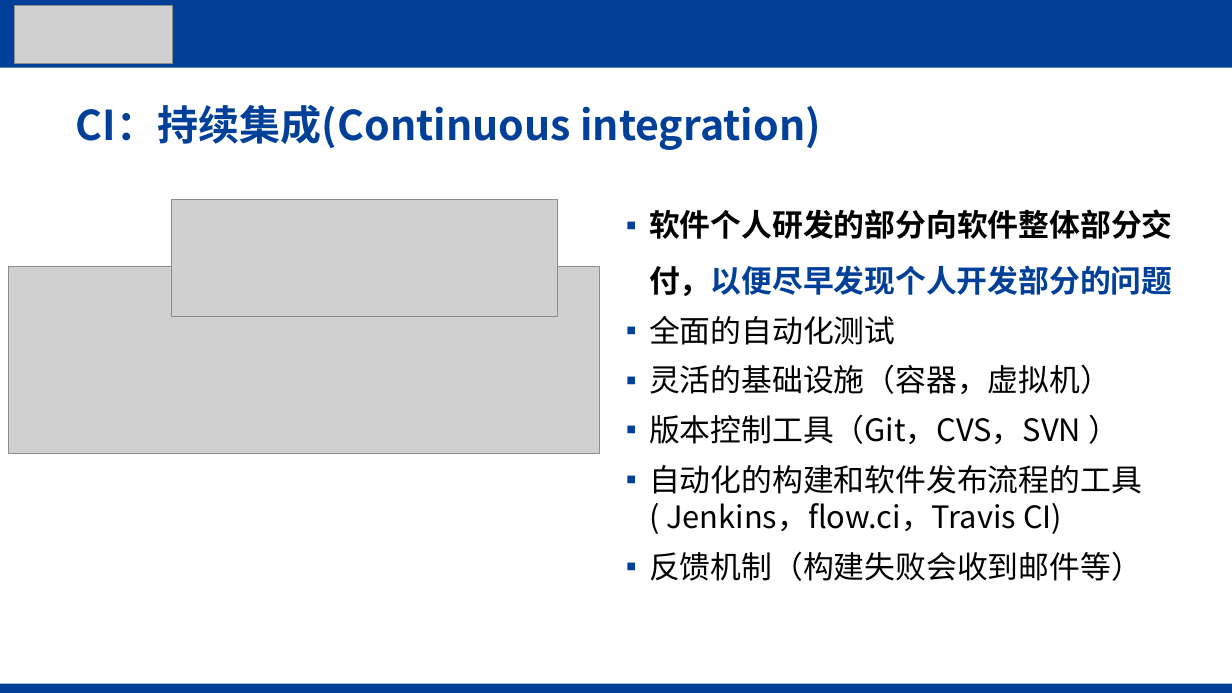
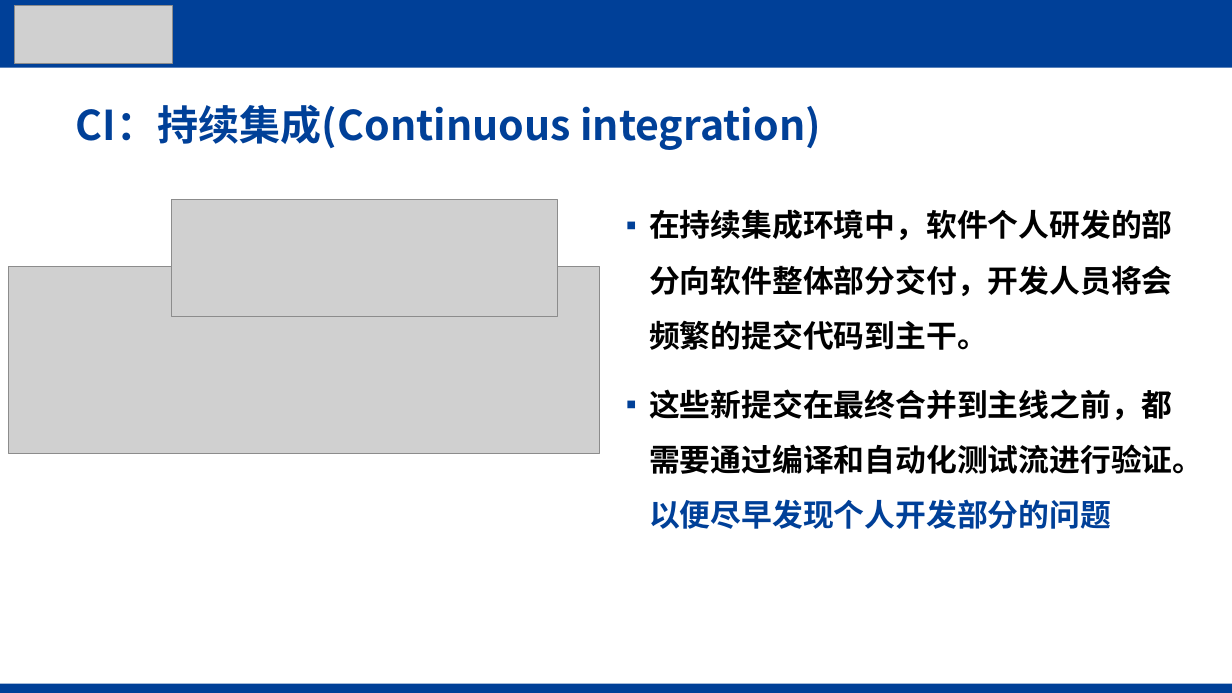
Before and after one commit to sansazhao/CI-CD, a slide deck: slide 3 of CICD介绍.pptx. Drawn at 1232x693 pixels with LibreOffice and Linux fonts; fonts in the diff are those of the drawing; grey boxes stand for pictures; background and template pictures are left out. Boxes give left, top, right and bottom in pixels: in the first picture for what was removed or moved away, otherwise in the second. Text is boxed around its words. In the diff, an @@ line names an element or a change of style, - is before the commit and + after.

```diff
--- a/CICD介绍.pptx
+++ b/CICD介绍.pptx
@@ text at [649,209,1203,529]: text changed; bold on @@
-▪ 软件个人研发的部分向软件整体部分交付，以便尽早发现个人开发部分的问题
-▪ 全面的自动化测试
-▪ 灵活的基础设施（容器，虚拟机）
-▪ 版本控制工具（Git，CVS，SVN ）
-▪ 自动化的构建和软件发布流程的工具( Jenkins，flow.ci，Travis CI)
-▪ 反馈机制（构建失败会收到邮件等）
+▪ 在持续集成环境中，软件个人研发的部分向软件整体部分交付，开发人员将会频繁的提交代码到主干。
+▪ 这些新提交在最终合并到主线之前，都需要通过编译和自动化测试流进行验证。以便尽早发现个人开发部分的问题
```
Also in this commit, not shown: 5 other slides changed, 6 slides added.
